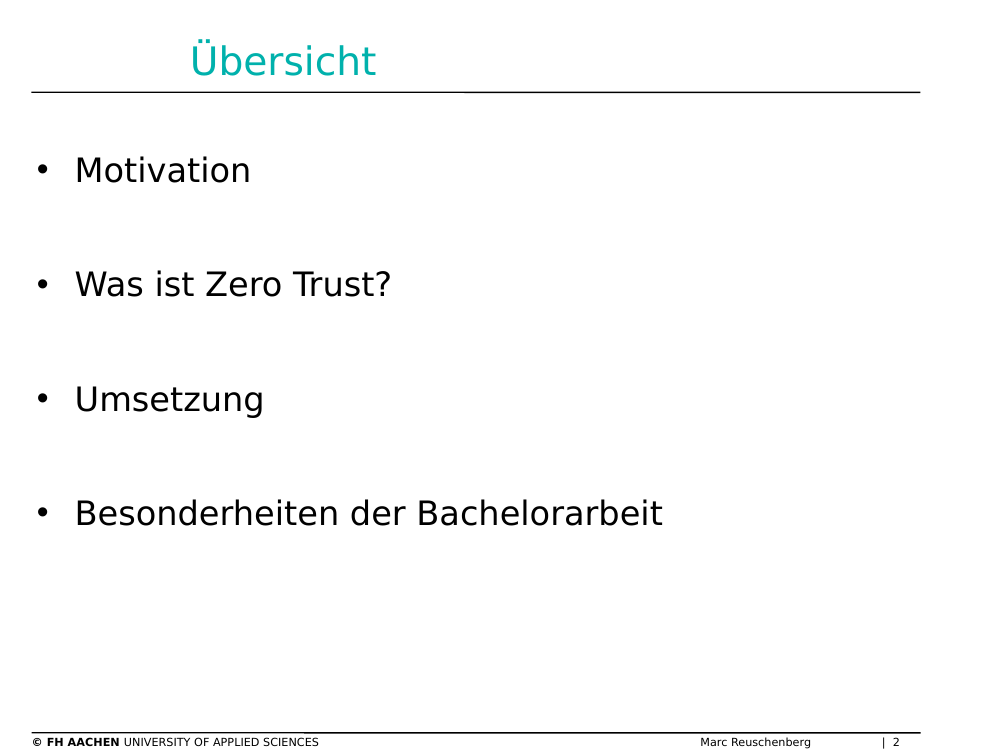
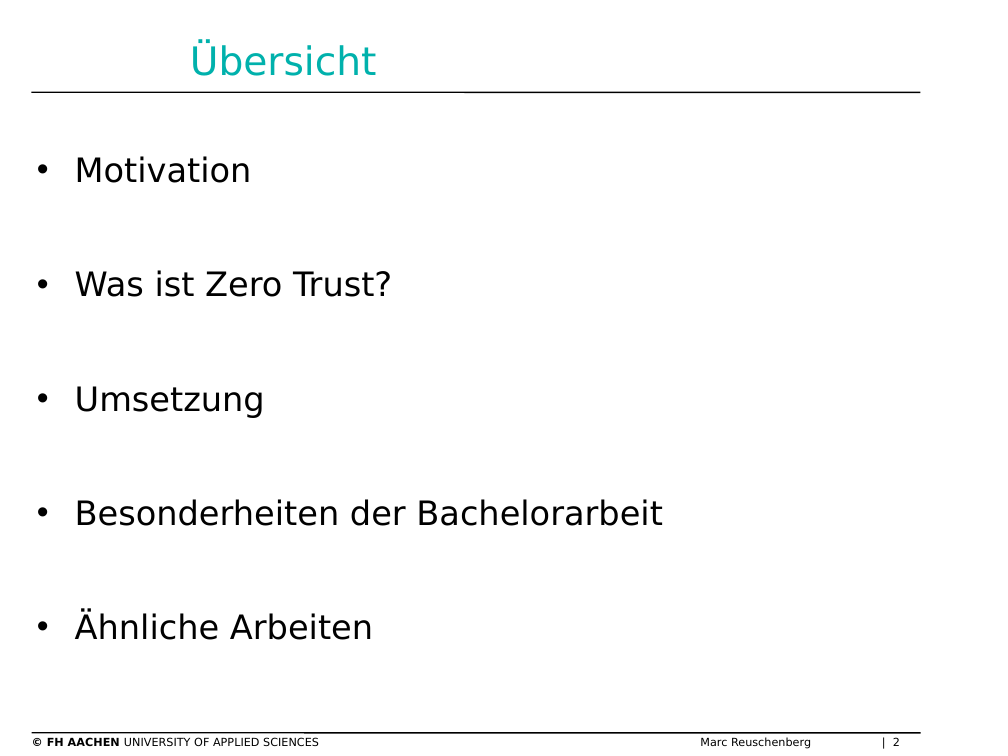
Before and after one commit to Marc-Reu/bachelorarbeit, a slide deck: slide 2 of Meetings/ZTN Präsentation.pptx. Drawn at 1008x756 pixels with LibreOffice and Linux fonts; fonts in the diff are those of the drawing; background and template pictures are left out. Boxes give left, top, right and bottom in pixels: in the first picture for what was removed or moved away, otherwise in the second. Text is boxed around its words. In the diff, an @@ line names an element or a change of style, - is before the commit and + after.

```diff
--- a/Meetings/ZTN Präsentation.pptx
+++ b/Meetings/ZTN Präsentation.pptx
@@ text at (75, 613, 373, 640): paragraph added @@
+• Ähnliche Arbeiten
```
Also in this commit, not shown: 3 other slides changed, 2 slides added, 2 slides removed.
